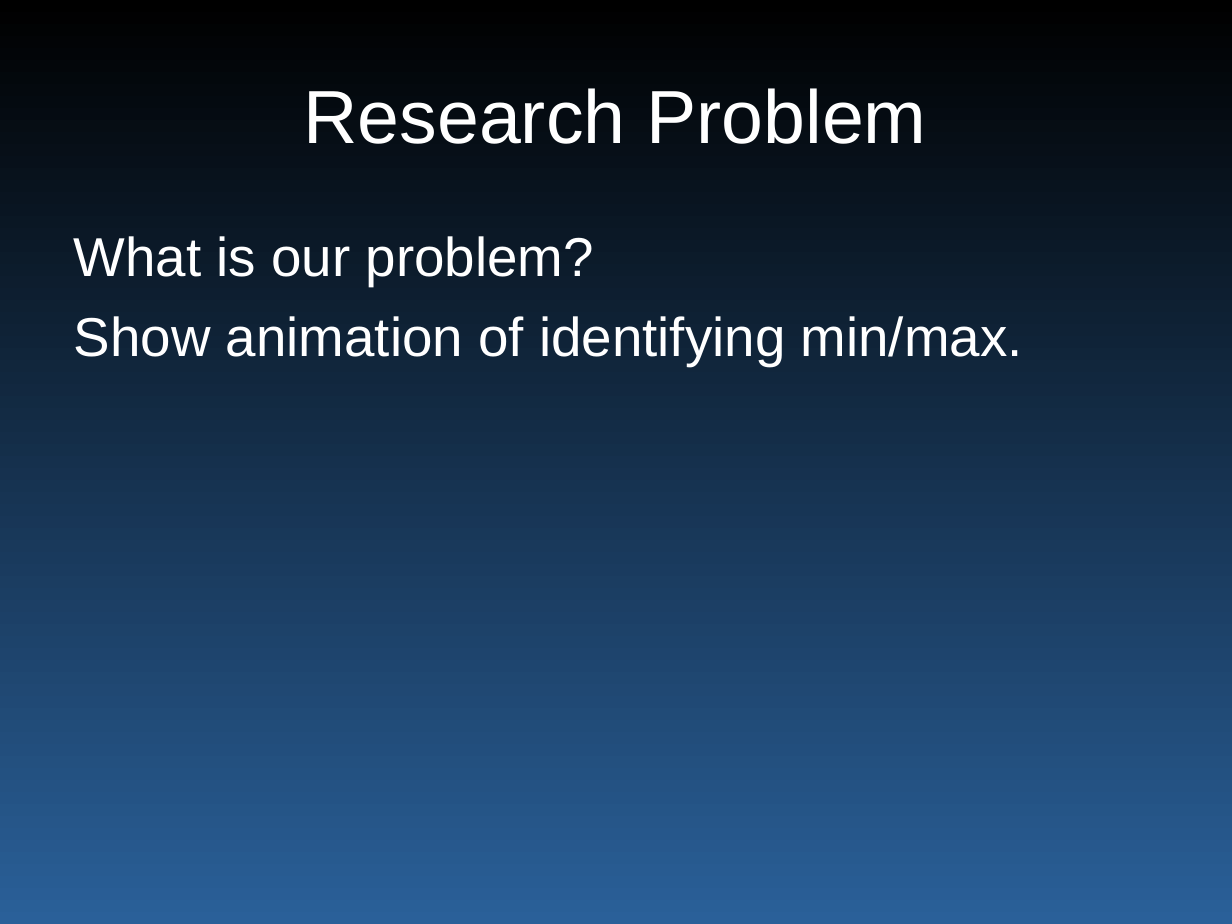
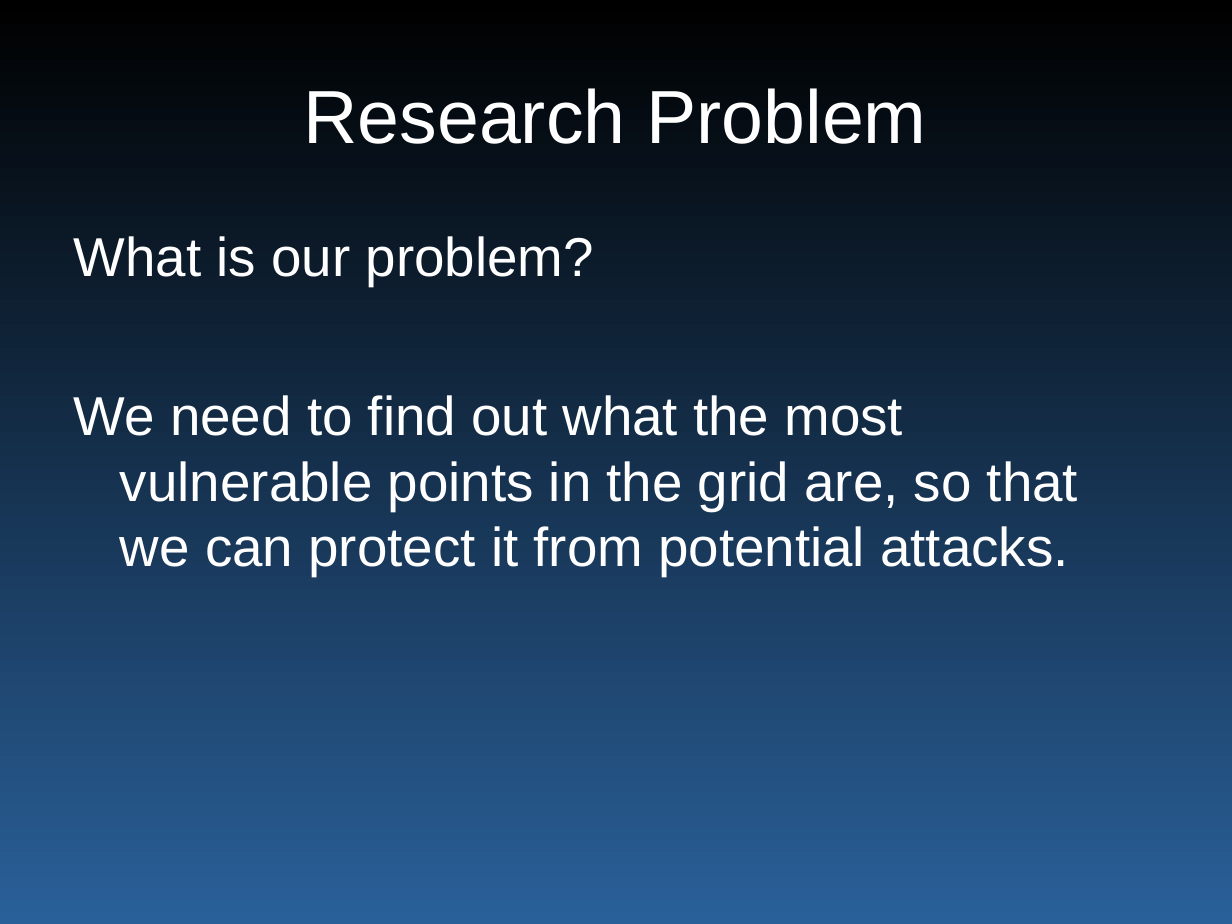
Before and after one commit to wyatt8740/CS460_Capstone, a slide deck: slide 17 of smartgrid_465_merged.pptx. Drawn at 1232x924 pixels with LibreOffice and Linux fonts; fonts in the diff are those of the drawing. Boxes give left, top, right and bottom in pixels: in the first picture for what was removed or moved away, otherwise in the second. Text is boxed around its words. In the diff, an @@ line names an element or a change of style, - is before the commit and + after.

```diff
--- a/smartgrid_465_merged.pptx
+++ b/smartgrid_465_merged.pptx
@@ text at box(74, 395, 1078, 576): text changed @@
-Show animation of identifying min/max.
+We need to find out what the most vulnerable points in the grid are, so that we can protect it from potential attacks.
```
Also in this commit, not shown: 4 other slides changed, 1 slide added.
